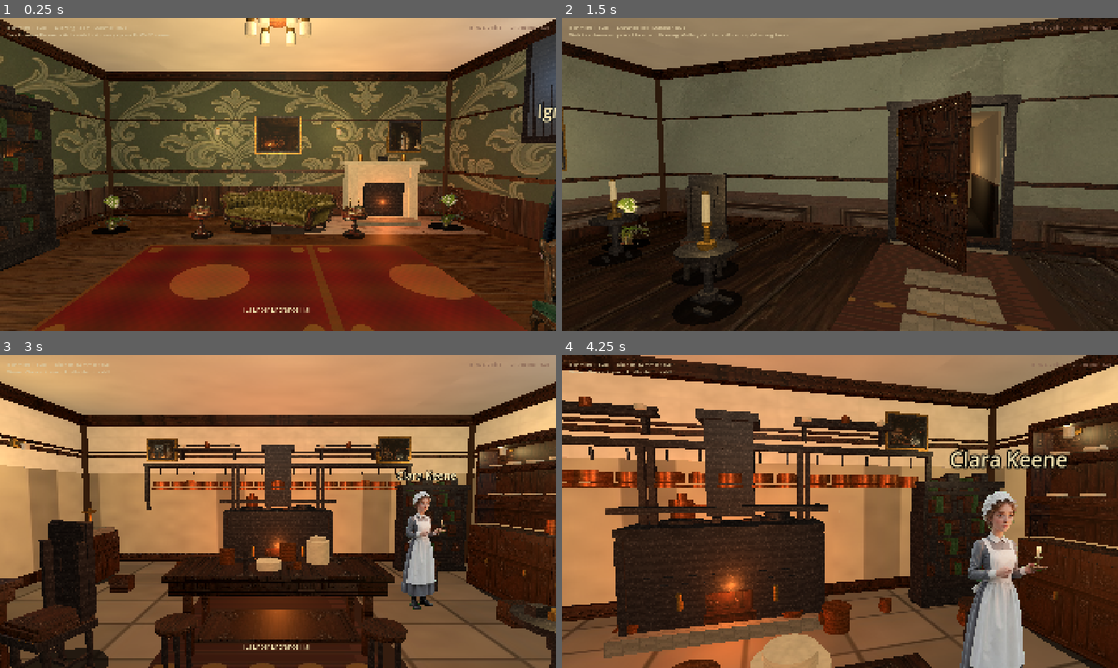
Above: before the commit, frames 1-4 (two rows, left to right).
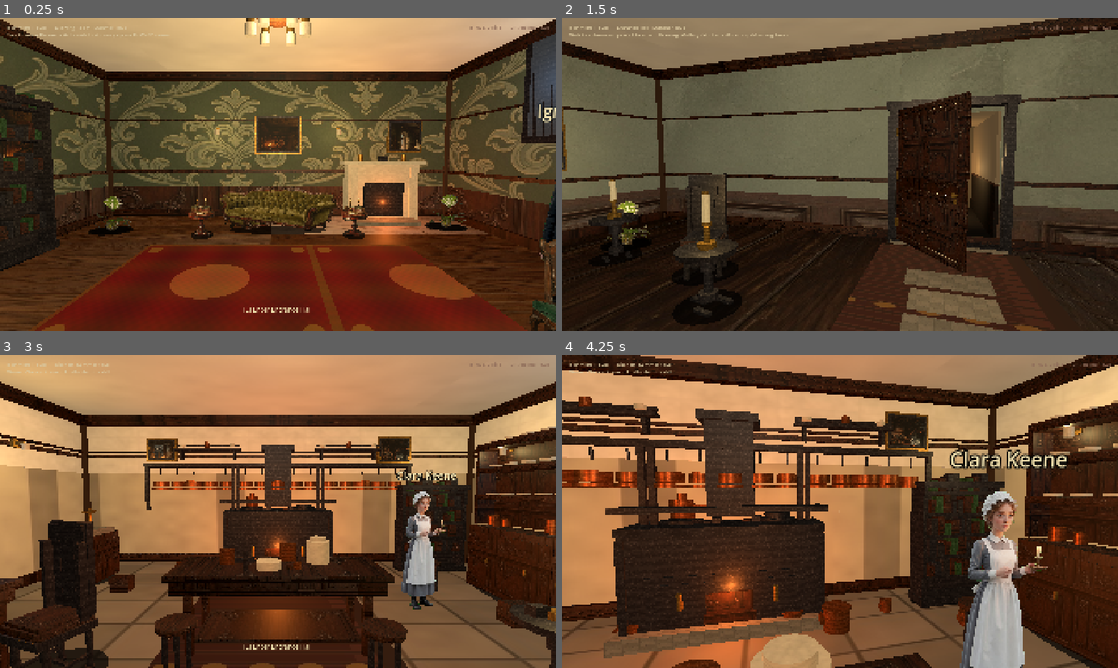
Above: after the commit, the same moments.

Repository: drakewing-eng/aetheric-engine
Game: Godot game, scene res://scenes/fps_main.tscn
The game is run twice, just before and just after one commit, with the same random seed, the same clock (stepped at 60 frames per second) and the same inputs.
Inputs (mouse positions are in pixels of both pictures, inside the frame that each line leads up to):
- Up to frame 1 (0.25 s): no input
- Up to frame 2 (1.5 s): tap Enter at 0.5 s; move the mouse to (867, 174) at 0.52 s; hold E (interact) 0.53-1.28 s; hold W (move_forward) from 0.53 s (still down); click (867, 174) at 0.67 s; move the mouse to (812, 174) at 1.27 s; tap E (interact) at 1.35 s
- Up to frame 3 (3 s): keep holding W (move_forward); tap E (interact) at 2, 2.85 s; move the mouse to (289, 505) at 2.02 s; hold E (interact) 2.03-2.78 s; move the mouse to (272, 517) at 2.77 s; click (272, 517) at 2.92 s
- Up to frame 4 (4.25 s): keep holding W (move_forward); move the mouse to (878, 514) at 3.52 s; hold E (interact) from 3.53 s (still down)

The runs differ from the first frame. In frame 1, 0.4% of the frame differs, in the area x 15-85%, y 55-70%; in frame 2, 0.3%; in frame 3, 0.2%; in frame 4, 0.4%, in the area x 86-100%, y 14-61%.

Commit message:
visual loop 35: denser dresser, plant sink 0.28, morning+conservatory sconces

Diff:
--- a/aetheric-engine-godot/scripts/fps_props.gd
+++ b/aetheric-engine-godot/scripts/fps_props.gd
@@ -506,14 +506,17 @@
 	_add_box(root, Vector3(-w * 0.48, 1.75, -0.05), Vector3(0.06, 1.3, 0.36), OAK, true, 0.5)
 	_add_box(root, Vector3(w * 0.48, 1.75, -0.05), Vector3(0.06, 1.3, 0.36), OAK, true, 0.5)
 	_add_box(root, Vector3(0, 1.75, -0.2), Vector3(w * 0.95, 1.3, 0.04), OAK.darkened(0.15), false, 0.55)
-	# Plates on shelves
-	for i in 4:
-		var px := -0.55 + i * 0.35
-		_add_cylinder(root, Vector3(px, 1.62, 0.02), 0.1, 0.03, CREAM, false)
-		_add_cylinder(root, Vector3(px, 2.08, 0.02), 0.09, 0.03, CREAM.darkened(0.05), false)
-	# Jars
+	# Plates on shelves (more density)
+	for i in 5:
+		var px := -0.6 + i * 0.3
+		_add_cylinder(root, Vector3(px, 1.62, 0.02), 0.09, 0.03, CREAM, false)
+		_add_cylinder(root, Vector3(px + 0.05, 2.08, 0.02), 0.085, 0.03, CREAM.darkened(0.05), false)
+		_add_cylinder(root, Vector3(px, 2.48, 0.0), 0.08, 0.025, CREAM.darkened(0.1), false)
+	# Jars + copper
 	_add_cylinder(root, Vector3(0.5, 1.2, 0.05), 0.07, 0.18, CLAY, false)
 	_add_cylinder(root, Vector3(0.65, 1.15, 0.0), 0.06, 0.14, CLAY.lightened(0.1), false)
+	_add_cylinder(root, Vector3(-0.5, 1.18, 0.05), 0.08, 0.16, COPPER, false, 0.35, true)
+	_add_cylinder(root, Vector3(-0.3, 1.16, 0.0), 0.06, 0.12, COPPER.darkened(0.08), false, 0.35, true)
 	_add_contact_shadow(root, 0.9, 0.3)
 	return root
 
@@ -850,18 +853,20 @@
 			bp["face_camera"] = true
 			bp["cross_planes"] = false
 			# Short/wide cards; deep sink grounds pot in FIXED_Y view
-			var ph: float = float(bp.get("height", 1.15))
-			var pw: float = float(bp.get("width", 0.9))
-			if ph > 1.15:
-				ph = 1.15
-			if pw < ph * 0.85:
-				pw = ph * 0.9
+			var ph: float = float(bp.get("height", 1.1))
+			var pw: float = float(bp.get("width", 0.95))
+			if ph > 1.1:
+				ph = 1.1
+			if pw < 1.0:
+				pw = maxf(pw, 1.0)
+			if pw < ph * 0.9:
+				pw = ph * 0.95
 			bp["height"] = ph
 			bp["width"] = pw
-			bp["sink"] = 0.26
+			bp["sink"] = 0.28
 			bp["mesh_pot"] = false
 			var root_plant := _make_billboard_prop(bp)
-			_add_contact_shadow(root_plant, pw * 0.4, pw * 0.32)
+			_add_contact_shadow(root_plant, pw * 0.45, pw * 0.35)
 			return root_plant
 	var root := Node3D.new()
 	root.name = "Plant"
--- a/aetheric-engine-godot/scripts/fps_rooms.gd
+++ b/aetheric-engine-godot/scripts/fps_rooms.gd
@@ -450,6 +450,11 @@
 			{"kind": "bookshelf", "pos": [3.4, 0.0, -1.5], "yaw": -90.0, "width": 1.2, "height": 2.0},
 			{"kind": "copper_pot", "pos": [-3.0, 0.0, -0.5], "scale": 0.55},
 			{"kind": "crate", "pos": [2.5, 0.0, 2.5], "scale": 0.5},
+			{"kind": "wall_sconce", "pos": [-3.5, 0.0, -0.5], "yaw": 90.0, "height": 2.15},
+			{"kind": "wall_sconce", "pos": [3.5, 0.0, 1.0], "yaw": -90.0, "height": 2.15},
+			{"kind": "wall_sconce", "pos": [-1.5, 0.0, -3.7], "yaw": 0.0, "height": 2.2},
+			{"kind": "wall_sconce", "pos": [1.5, 0.0, -3.7], "yaw": 0.0, "height": 2.2},
+			{"kind": "stool", "pos": [0.5, 0.0, -1.5], "yaw": 25.0},
 			{
 				"kind": "rug",
 				"pos": [0.0, 0.0, 0.0],
@@ -702,6 +707,11 @@
 			{"kind": "stool", "pos": [0.8, 0.0, 2.8], "yaw": -20.0},
 			{"kind": "stool", "pos": [-0.8, 0.0, 2.8], "yaw": 20.0},
 			{"kind": "floor_path", "pos": [0.0, 0.0, 0.2], "yaw": 0.0, "length": 5.5, "width": 1.0},
+			{"kind": "copper_pot", "pos": [0.4, 0.0, -1.5], "scale": 0.6},
+			{"kind": "copper_pot", "pos": [-0.5, 0.0, 1.0], "scale": 0.5},
+			{"kind": "wall_sconce", "pos": [0.0, 0.0, 3.7], "yaw": 180.0, "height": 2.3},
+			{"kind": "wall_sconce", "pos": [-2.0, 0.0, 3.7], "yaw": 180.0, "height": 2.3},
+			{"kind": "wall_sconce", "pos": [2.0, 0.0, 3.7], "yaw": 180.0, "height": 2.3},
 			{
 				"kind": "rug",
 				"pos": [0.0, 0.0, 0.5],
